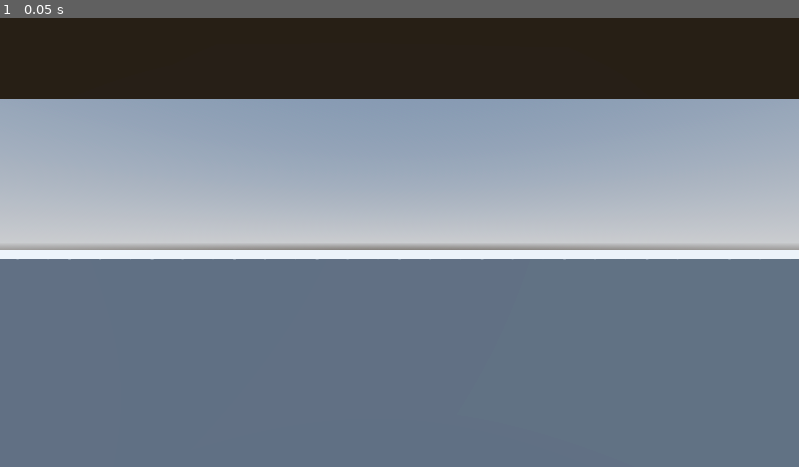
Above: before the commit, frame 1.
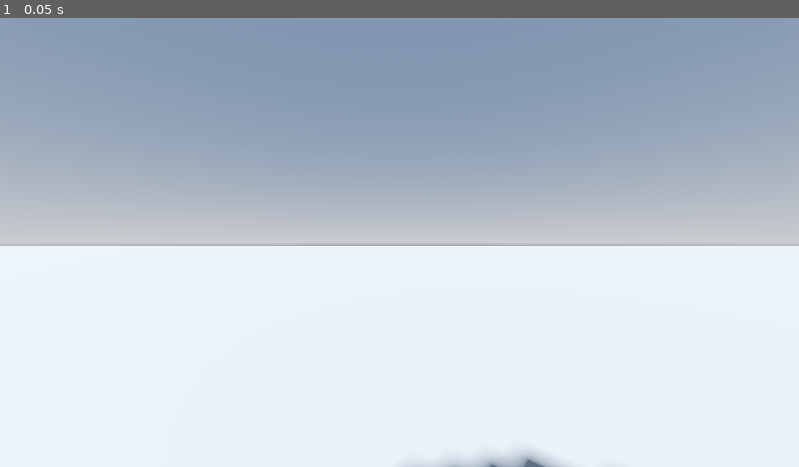
Above: after the commit, the same moment.

Repository: that404nerd/godot_game
Game: Godot game, scene res://scenes/main.tscn
Two runs of this game, one before a commit and one after it. Both use one fixed random seed, a clock stepped at 60 frames per second and the inputs below.
Inputs:
- Up to frame 1 (0.05 s): no input

The runs differ from the first frame. In frame 1, 65% of the frame differs, in the area x 0-100%, y 0-100%.

Commit message:
Fix strafing and add jump buffering

Diff:
--- a/build/FPSProject-install/FPSProject/project.godot
+++ b/build/FPSProject-install/FPSProject/project.godot
@@ -13,9 +13,15 @@
 config/name="FPSProject"
 run/main_scene="uid://dscvjpepl0ukv"
 config/features=PackedStringArray("4.4", "Forward Plus")
+run/max_fps=144
 boot_splash/show_image=false
 boot_splash/fullsize=false
 boot_splash/use_filter=false
+config/size/resizable=true
+config/size/mode=0
+config/size/borderless=false
+config/size/viewport_height=600
+config/size/viewport_width=800
 
 [display]
 
@@ -63,6 +69,10 @@
 ]
 }
 
+[physics]
+
+3d/physics_engine="Jolt Physics"
+
 [rendering]
 
 textures/canvas_textures/default_texture_filter=0
--- a/build/FPSProject-install/FPSProject/scenes/main.tscn
+++ b/build/FPSProject-install/FPSProject/scenes/main.tscn
@@ -25,21 +25,41 @@
 shadow_enabled = true
 
 [node name="Player" parent="." instance=ExtResource("1_o5qli")]
-transform = Transform3D(1, 0, 0, 0, 1, 0, 0, 0, 1, 0, 1.41144, 3.6)
+transform = Transform3D(1, 0, 0, 0, 1, 0, 0, 0, 1, 0, 4.85571, -7.25304)
 
 [node name="CSGBox3D" type="CSGBox3D" parent="."]
-transform = Transform3D(1, 0, 0, 0, 1, 0, 0, 0, 1, 3.62061, -0.258812, -0.0336871)
+transform = Transform3D(1, 0, 0, 0, 1, 0, 0, 0, 1, 3.93111, -0.62018, 0.396439)
 use_collision = true
-size = Vector3(100, 1, 14.6)
+size = Vector3(500, 1, 100)
 
 [node name="CSGBox3D" type="CSGBox3D" parent="CSGBox3D"]
-transform = Transform3D(1, 0, 0, 0, 1, 0, 0, 0, 1, 4.28474, 2.96058, 3.2)
+transform = Transform3D(1, 0, 0, 0, 1, 0, 0, 0, 1, 4.28474, 3.15892, 3.2)
 size = Vector3(5.7, 5, 0.2)
 
 [node name="CSGBox3D2" type="CSGBox3D" parent="CSGBox3D"]
-transform = Transform3D(1, 0, 0, 0, 1, 0, 0, 0, 1, 5.06948, 2.87116, -2.1)
+transform = Transform3D(1, 0, 0, 0, 1, 0, 0, 0, 1, 5.06948, 3.18409, -2.1)
 size = Vector3(5.7, 4.9, 0.2)
 
 [node name="CSGBox3D5" type="CSGBox3D" parent="CSGBox3D"]
-transform = Transform3D(1, 0, 0, 0, 1, 0, 0, 0, 1, -7.5, 3.008, -0.563)
+transform = Transform3D(1, 0, 0, 0, 1, 0, 0, 0, 1, -12.9841, 3.008, 4.77962)
 size = Vector3(16, 3, 2.12695)
+
+[node name="CSGBox3D6" type="CSGBox3D" parent="CSGBox3D"]
+transform = Transform3D(0.45713, 0, 0, 0, 1.47668, 0, 0, 0, 1, -15, 2.82126, 16.7103)
+size = Vector3(16, 3, 2.12695)
+
+[node name="CSGBox3D7" type="CSGBox3D" parent="CSGBox3D"]
+transform = Transform3D(0.312281, 0, 0, 0, 1.49723, 0, 0, 0, 2.7142, -18.5443, 2.86367, 21.4845)
+size = Vector3(16, 3.13672, 2.12695)
+
+[node name="CSGBox3D8" type="CSGBox3D" parent="CSGBox3D"]
+transform = Transform3D(0.285272, 0, 0, 0, 1.08771, 0, 0, 0, 2.89591, -13.3957, 2.47978, 21.8928)
+size = Vector3(16, 3.13672, 2.12695)
+
+[node name="CSGBox3D9" type="CSGBox3D" parent="CSGBox3D"]
+transform = Transform3D(0.284152, 0, 0, 0, 1.14496, 0, 0, 0, 2.63295, -8.13679, 1.81662, 22.2447)
+size = Vector3(16, 1.86145, 2.77331)
+
+[node name="CSGBox3D10" type="CSGBox3D" parent="CSGBox3D"]
+transform = Transform3D(0.231346, 0, 0, 0, 1.52778, 0, 0, 0, 3.77316, -3.20799, 1.21499, 21.908)
+size = Vector3(16, 0.74469, 2.12695)
--- a/build/FPSProject-install/FPSProject/scenes/player.tscn
+++ b/build/FPSProject-install/FPSProject/scenes/player.tscn
@@ -10,16 +10,6 @@
 rings = 7
 
 [node name="Player" type="Player"]
-_import_path = NodePath("")
-unique_name_in_owner = false
-process_mode = 0
-process_priority = 0
-process_physics_priority = 0
-process_thread_group = 0
-physics_interpolation_mode = 0
-auto_translate_mode = 0
-editor_description = ""
-script = null
 
 [node name="StandingCollisionShape" type="CollisionShape3D" parent="."]
 shape = SubResource("CapsuleShape3D_u8vuu")
Not shown, changed: README.md
Not shown, added: build/build.sh
Not shown, changed: src/globals.h
Not shown, changed: src/player.cpp
Not shown, changed: src/player.h
